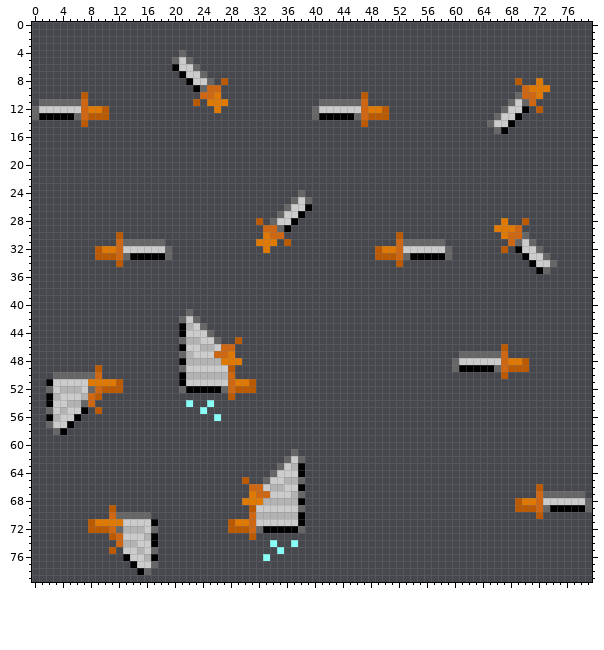
Sprite sheet, stored at src/assets/sword.png. The first picture shows the starting point.
The file is 80x80 pixels. The old version is drawn lined up with the new one.
The result:
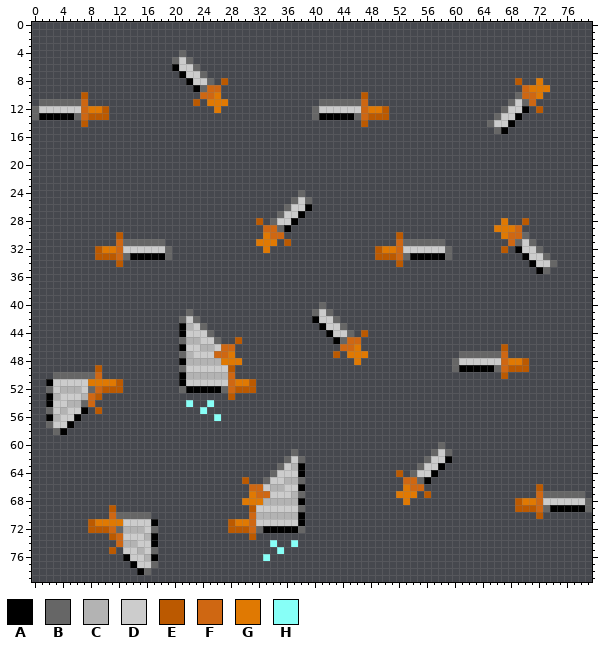
Palette (. is transparent): A #000000  B #666666  C #b3b3b3  D #cccccc  E #bb5900  F #cf6712  G #e07902  H #87fff7
Change:
drawings rearranged on the sheet (the old picture shows each at its new place; 2 dropped ones are not shown)
y 40: x 41 . -> B
y 41: x 40..42 ... -> BDB
y 42: x 40..43 .... -> ADDB
y 43: x 41..44 .... -> ADDB
y 44: x 42..45 .... -> ADDB; x 47 . -> E
y 45: x 43..46 .... -> ABFF
y 46: x 44..46 ... -> FFG
y 47: x 43 . -> E; x 45..47 ... -> GGG
y 48: x 46 . -> G
y 60: x 58 . -> B
y 61: x 57..59 ... -> BDB
y 62: x 56..59 .... -> BDDA
y 63: x 55..58 .... -> BDDA
y 64: x 52 . -> E; x 54..57 .... -> BDDA
y 65: x 53..56 .... -> FFBA
y 66: x 53..55 ... -> GFF
y 67: x 52..54 ... -> GGG; x 56 . -> E
y 68: x 53 . -> G
Changed places in both pictures, as pixel boxes (x1, y1, x2, y2):
added: (312, 302, 368, 365)
added: (396, 442, 452, 505)
